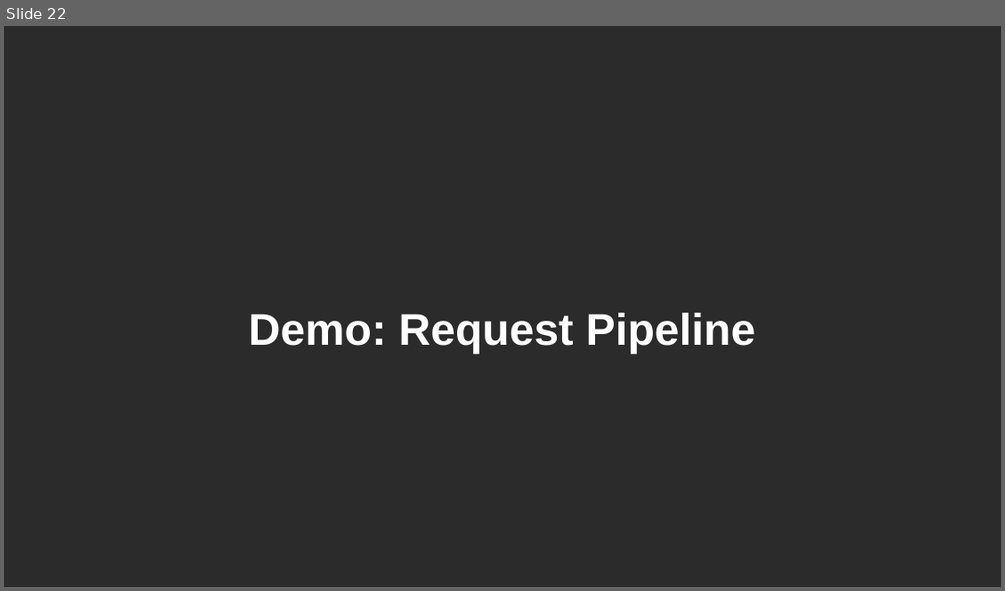
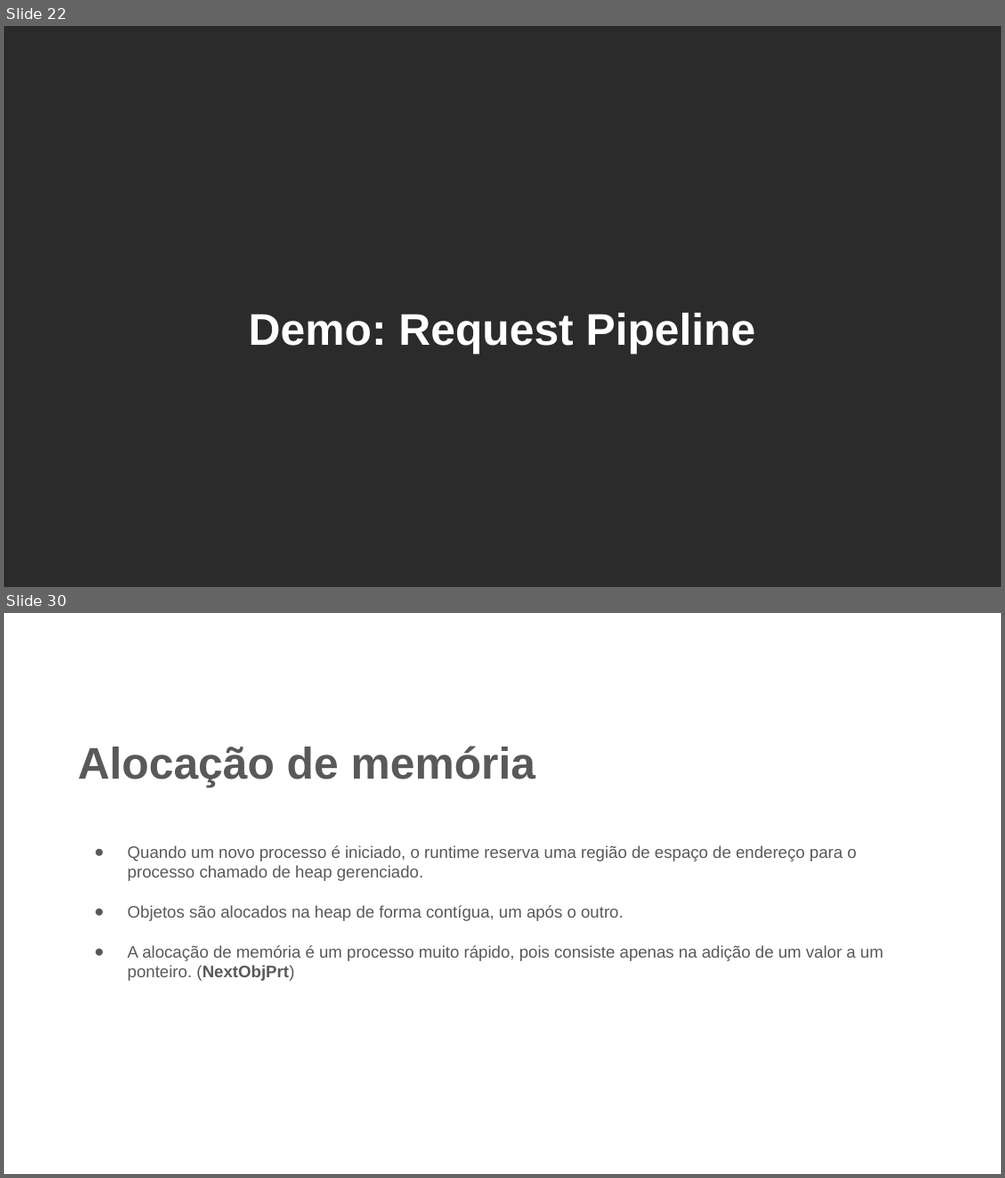
Before and after one commit to claudiogodoy99/curso-performance-dotnet, a slide deck: ppts/Fundamentos de Performance em .NET .pptx. Shown one above the other, each under a label of ours: slide 22 before the commit, slides 22 and 30 after it; the slides between them are not shown. The pictures are 1005x591 and 1005x1178 pixels, drawn with LibreOffice and Linux fonts; fonts in the diff are those of the drawing; background and template pictures are left out; a plain dark background stands for a picture behind light text. Boxes give left, top, right and bottom in pixels: in the first picture for what was removed or moved away, otherwise in the second. Text is boxed around its words. In the diff, an @@ line names an element or a change of style, - is before the commit and + after.

```diff
--- a/ppts/Fundamentos de Performance em .NET .pptx
+++ b/ppts/Fundamentos de Performance em .NET .pptx
@@ slide 30 added at [4, 613, 1001, 1174], background picture (left out) @@
@@ text added at [78, 746, 535, 787], 32 pt, text #595959, bold @@
+Alocação de memória
@@ text added at [128, 845, 883, 981], 12 pt, text #595959 @@
+  ● Quando um novo processo é iniciado, o runtime reserva uma região de espaço de endereço para o processo chamado de heap gerenciado.
+  ● Objetos são alocados na heap de forma contígua, um após o outro.
+  ● A alocação de memória é um processo muito rápido, pois consiste apenas na adição de um valor a um ponteiro. (NextObjPrt)
```
Also in this commit, not shown: 1 slide changed, 22 other slides added, 3 other files.
